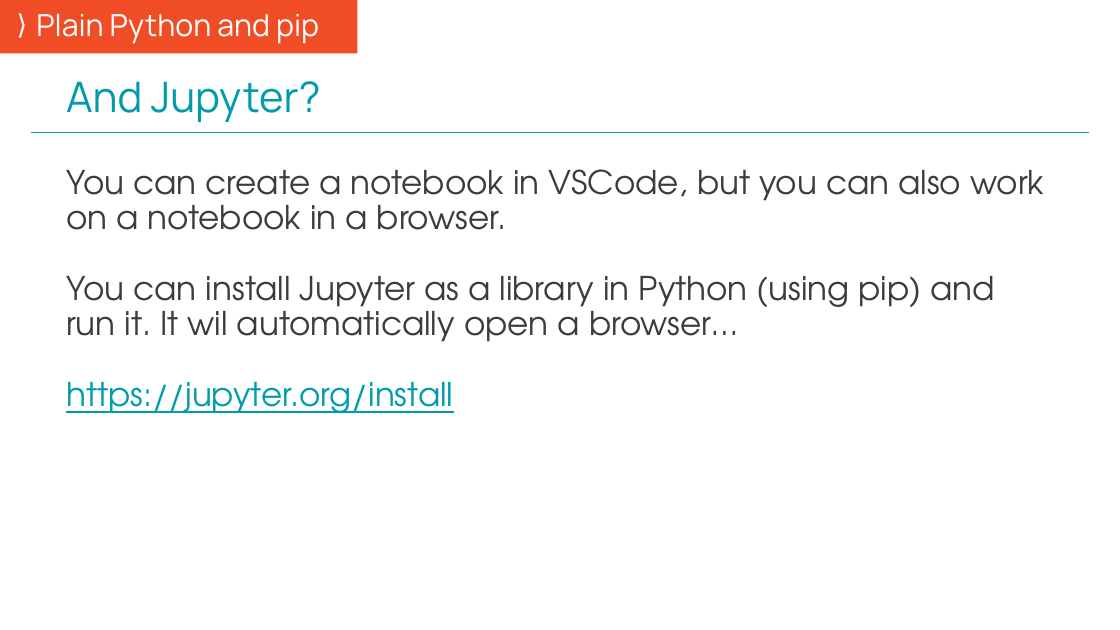
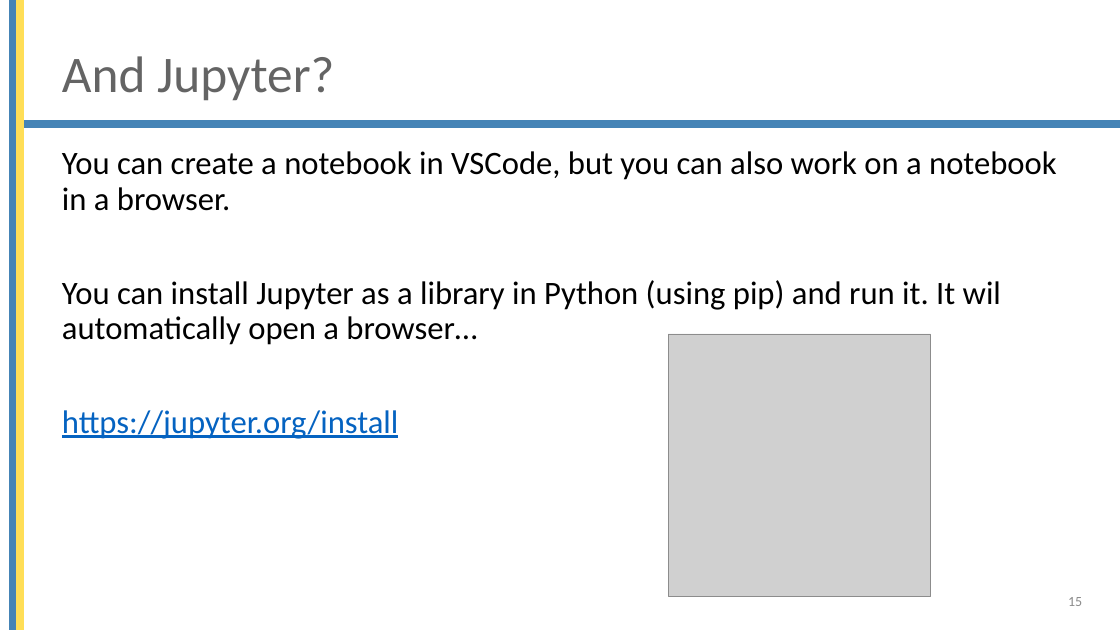
Before and after one commit to mjochen/Cello_AI, a slide deck: slide 15 of ppts/2 - Working environment overview.pptx. Drawn at 1120x630 pixels with LibreOffice and Linux fonts; fonts in the diff are those of the drawing; grey boxes stand for pictures; background and template pictures are left out. Boxes give left, top, right and bottom in pixels: in the first picture for what was removed or moved away, otherwise in the second. Text is boxed around its words. In the diff, an @@ line names an element or a change of style, - is before the commit and + after.

```diff
--- a/ppts/2 - Working environment overview.pptx
+++ b/ppts/2 - Working environment overview.pptx
@@ text removed at <box>0,0,358,54</box> @@
-⟩ Plain Python and pip
@@ rectangle added at <box>10,0,17,630</box>, fill #4584B6, outline #4584B6 1 pt @@
@@ rectangle added at <box>17,0,24,630</box>, fill #FFDE57, outline #FFDE57 1 pt @@
@@ title "And Jupyter?": place and size @@
-title "And Jupyter?" at <box>66,81,321,122</box>
+title "And Jupyter?" at <box>62,56,334,101</box>
@@ title "And Jupyter?" at <box>62,56,334,101</box>: size 36 to 44 pt, font Manrope to Calibri, text colour #009CAB to #646464; vertical alignment bottom to middle @@
@@ rectangle added at <box>16,121,1120,127</box>, fill #4584B6, outline #4584B6 1 pt @@
@@ line removed from (31, 132) to (1090, 132) @@
@@ text "You can create a notebook ...": place and size @@
-text "You can create a notebook ..." at <box>66,169,1044,413</box>
+text "You can create a notebook ..." at <box>62,151,1056,439</box>
@@ text "You can create a notebook ..." at <box>62,151,1056,439</box>: font TeX Gyre Adventor to Calibri; text colour #3C3C3C to #000000 in "You can create a notebook in VSCode, ...", "You can install Jupyter as a library ..."; text colour #009CAB to #0563C1 in "https://jupyter.org/install"; more space between paragraphs @@
@@ picture added at <box>668,334,930,597</box> @@
@@ page number added at <box>1068,597,1082,606</box>, 12 pt, text #8C8C8C @@
+15
```
Also in this commit, not shown: 27 other slides changed, 5 other files.
